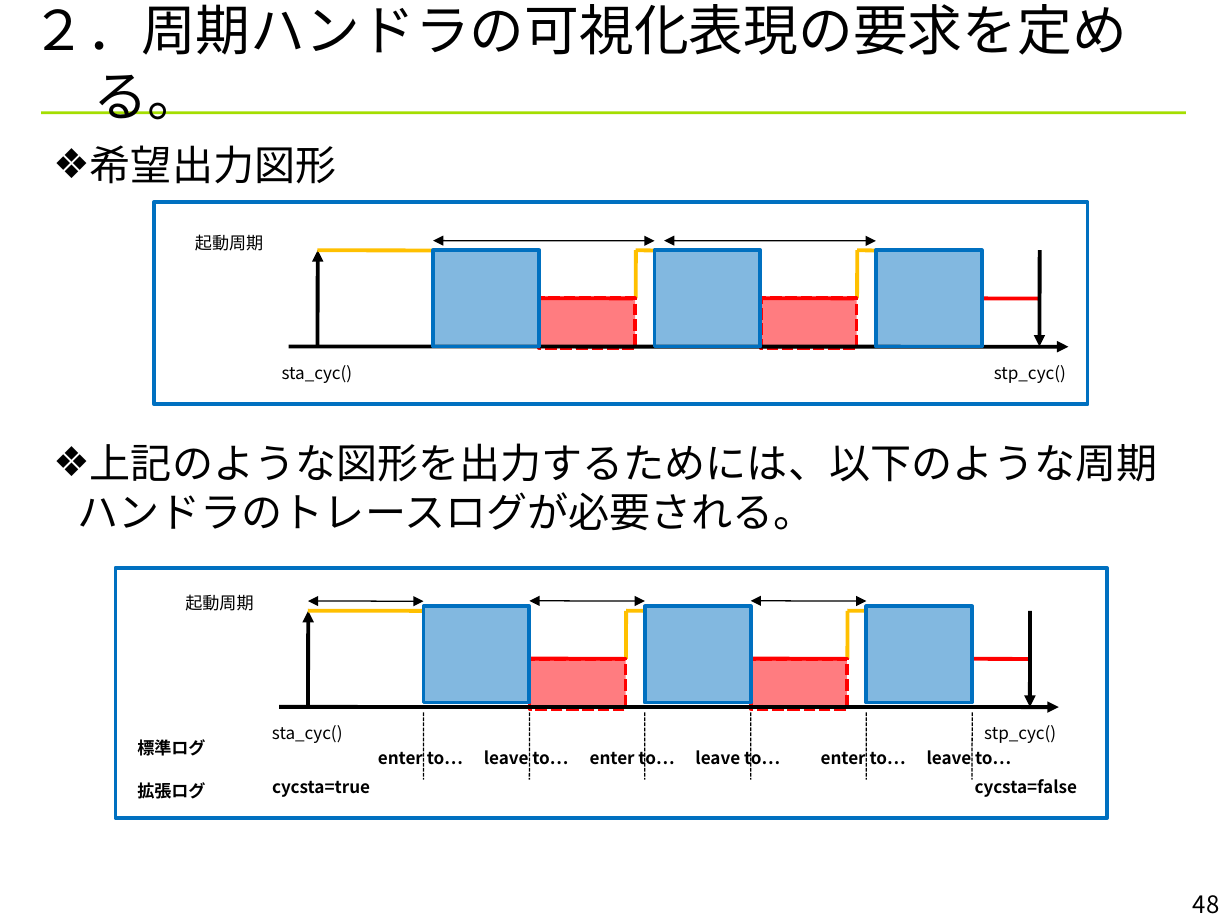
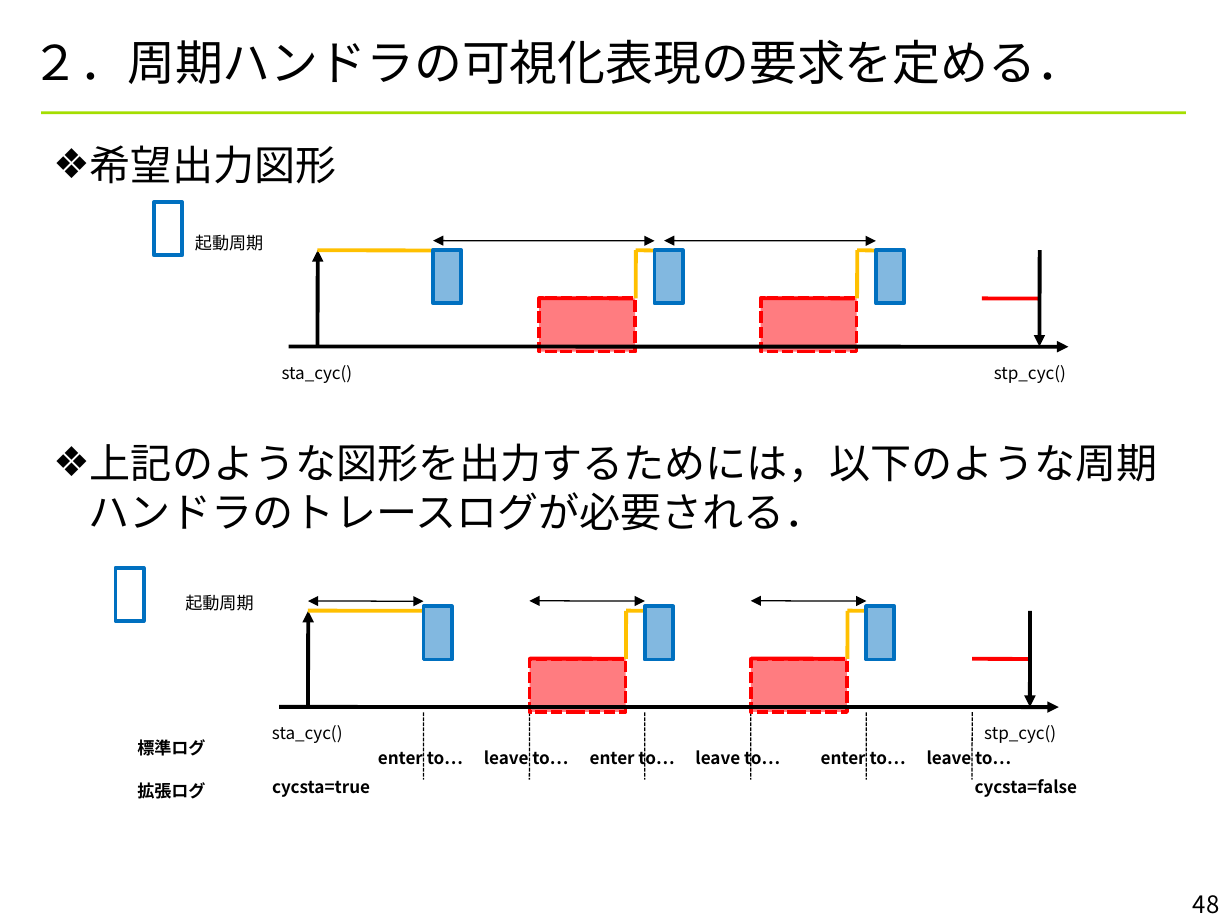
Before and after one commit to YixiaoLi/tlv4mc, a slide deck: slide 48 of doc/TLV_visualize_rules.ppt. Drawn at 1232x924 pixels with LibreOffice and Linux fonts; fonts in the diff are those of the drawing; background and template pictures are left out. Boxes give left, top, right and bottom in pixels: in the first picture for what was removed or moved away, otherwise in the second. Text is boxed around its words. In the diff, an @@ line names an element or a change of style, - is before the commit and + after.

```diff
--- a/doc/TLV_visualize_rules.ppt
+++ b/doc/TLV_visualize_rules.ppt
@@ title at (32, 39, 1085, 84): text changed; size 32 to 28 pt @@
-２．周期ハンドラの可視化表現の要求を定める。
+２．周期ハンドラの可視化表現の要求を定める．
@@ rectangle: place and size @@
-rectangle at (154, 202, 1088, 404)
+rectangle at (154, 202, 182, 255)
@@ rectangle: place and size @@
-rectangle at (434, 250, 540, 346)
+rectangle at (434, 250, 462, 303)
@@ rectangle: place and size @@
-rectangle at (654, 250, 760, 346)
+rectangle at (654, 250, 683, 303)
@@ rectangle: place and size @@
-rectangle at (876, 250, 982, 346)
+rectangle at (876, 250, 904, 303)
@@ text at (89, 443, 1158, 530): text changed @@
-❖ 上記のような図形を出力するためには、以下のような周期ハンドラのトレースログが必要される。
+❖ 上記のような図形を出力するためには，以下のような周期ハンドラのトレースログが必要される．
@@ rectangle: place and size @@
-rectangle at (116, 568, 1108, 818)
+rectangle at (116, 568, 144, 621)
@@ rectangle: place and size @@
-rectangle at (424, 606, 530, 702)
+rectangle at (424, 606, 452, 659)
@@ rectangle: place and size @@
-rectangle at (644, 606, 750, 702)
+rectangle at (644, 606, 673, 659)
@@ rectangle: place and size @@
-rectangle at (866, 606, 972, 702)
+rectangle at (866, 606, 894, 659)
```
Also in this commit, not shown: 41 other slides changed, 4 other files.
